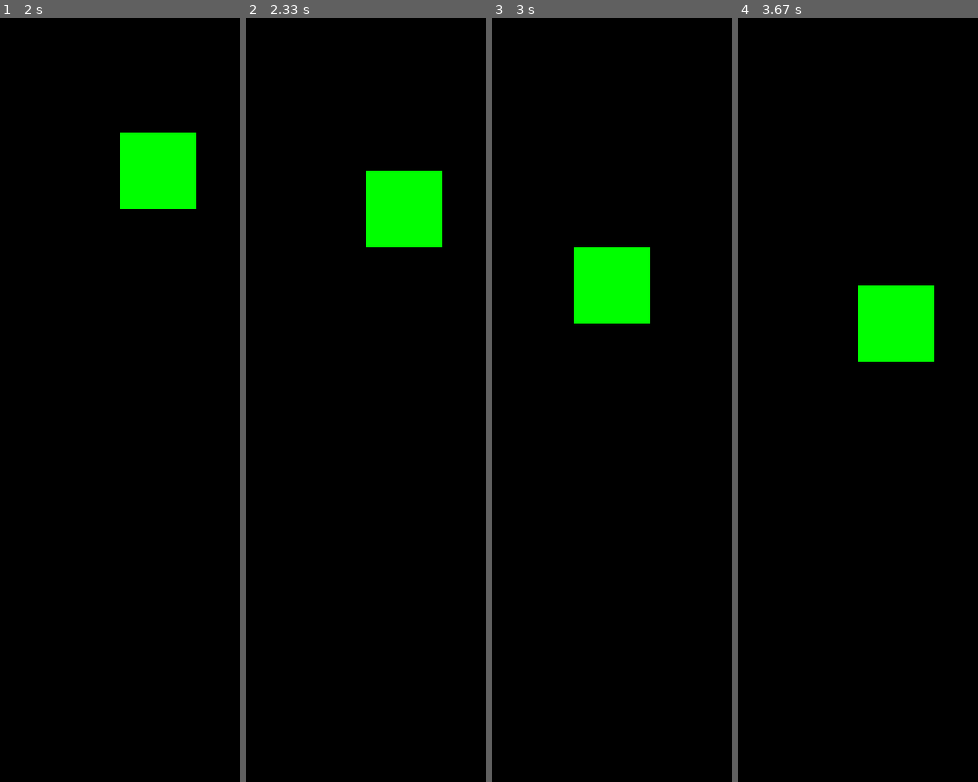
Above: before the commit, frames 1-4 (left to right).
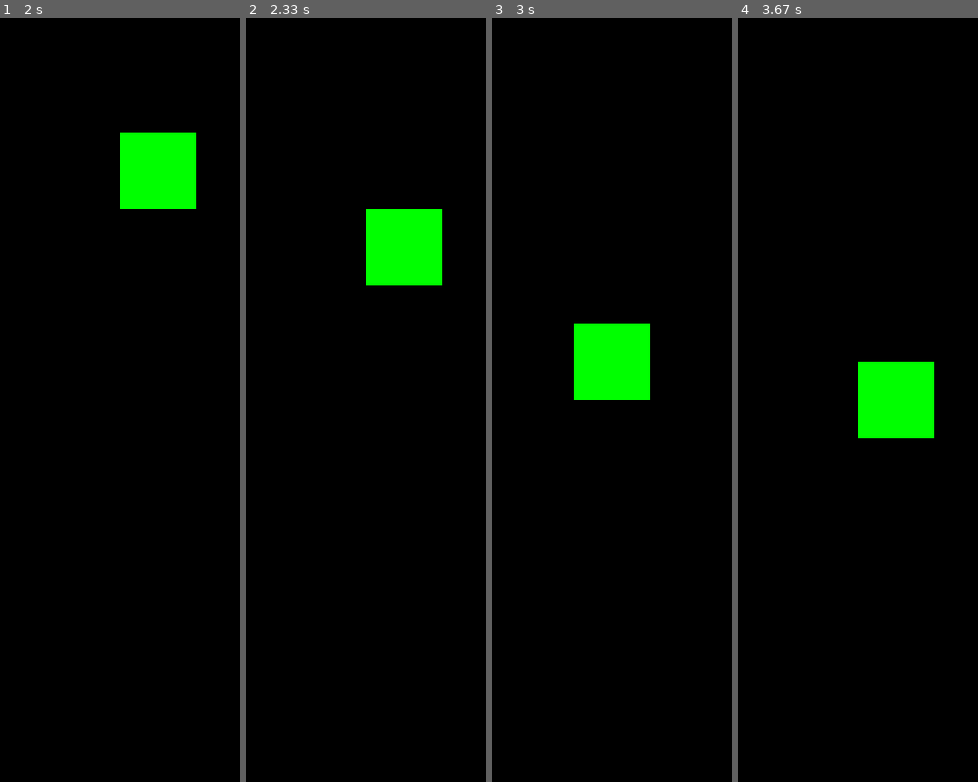
Above: after the commit, the same moments.

Repository: jminchew97/Tetris.pygame
Game: pygame game, started from main.py
Same seed, same stepped clock (60 frames per second), same inputs: the game is played once before the commit and once after it.
Inputs:
- Up to frame 1 (2 s): hold Right 0.33-0.8 s; hold Up 0.83-1.13 s; hold Right 1.17-1.63 s; hold Left from 1.67 s (still down)
- Up to frame 2 (2.33 s): release Left at 2.2 s; hold Down from 2.23 s (still down)
- Up to frame 3 (3 s): release Down at 2.53 s; hold Left 2.57-2.97 s
- Up to frame 4 (3.67 s): hold Right from 3.4 s (still down)

Frame 1 is identical in both runs. In frame 2, 3.2% of the frame differs, in the area x 50-82%, y 20-35%; in frame 3, 6.3%, in the area x 34-66%, y 30-50%; in frame 4, 6.3%.

Commit message:
- blocks now clear and remaining blocks fall to correct positions

Diff:
--- a/main.py
+++ b/main.py
@@ -31,14 +31,24 @@
 map_y_length = 20
 
 # player movement
+block1 = []
+block2 = []
+block3 = []
+block4 = []
+block5 = []
+block6 = []
+block7 = []
+
+update_placed_blocks = False
 current_block_list = []
+
 currently_has_block = False
 move_x_axis = 0
 move_x_offset = 0
 # visuals
 
 normal_tick =  5
-fast_tick = 2
+fast_tick = 1
 tick = normal_tick
 
 game_speed = 20
@@ -55,6 +65,7 @@
 
 hero_iteration = 0
 pushing_down = False
+
 def create_map_grid(map_x, map_y):
 	map = []
 	for y in range(map_y_length):
@@ -229,11 +240,76 @@
 			hero_iteration = 0
 
 		current_block_list = templist
+
+def check_for_tetris():
+
+	clear_y_axis = []
+	lines_cleared = 0
+	global current_block_list
+	global block1
+	global update_placed_blocks
+	has_cleared_lines = False
+	for i in range(len(current_block_list)):
+		counter = 0
+		# get current block y coordinate
+		y = current_block_list[i][1]
+		# count every placed block "P" on each Y axis the current block affects
+		for x in range(map_x_length):
+
+			if map[y][x] == "P":
+				counter += 1
+
+			else:
+				break
+		# check if placed blocks equals map length
+		if counter == map_x_length:
+			lines_cleared += 1
+			has_cleared_lines = True
+			update_placed_blocks = True
+			if not y in clear_y_axis:
+
+				clear_y_axis.append(y)
+
+
+	if has_cleared_lines:
+
+		print(lines_cleared)
+		 # all y axis that were cleared, stored as ints
+		new_placed_list = []
+
+		# get rid of any y axis duplicated in new list
+		for i in range(len(block1)):
+			if block1[i][1] in clear_y_axis:
+				print("Duplicate")
+			else:
+				new_placed_list.append(block1[i]) # add blocks that are remaining after clearing to a new list
+		block1 = new_placed_list # reset block list to the new list
+
+
+		# sort cleared y list from lowest ( top of map to bottom)
+		clear_y_axis.sort()
+		# for every y axis in list
+		for y in clear_y_axis:
+
+		# move all blocks above current y cleared, down
+			for i in range(len(block1)):
+				if block1[i][1]  < y:
+					block1[i][1] += 1
+
+		#for i in range(len(block1)): # moving all coordinates to correct spots after tetris
+
+		#	block1[i][1] = block1[i][1] + 1
+
+
+		#
+
+
 def update_map(map, current_block_list):
+	global update_placed_blocks
 	# clear map
 	for y in range(len(map)):
 		for x in range(len(map[y])):
-			if map[y][x] == "#":
+			if map[y][x] != "0":
 				map[y][x] = "0"
 
 
@@ -244,6 +320,11 @@
 
 			map[current_block_list[i][1]] [current_block_list[i][0]] = "#"
 
+	#update placed blocks
+	for i in range(len(block1)):
+		map[block1[i][1]][block1[i][0]] = "P"
+
+	update_placed_blocks = False
 
 def debug():
 
@@ -332,10 +413,14 @@
 
 
 				map[current_block_list[i][1]][current_block_list[i][0]] = "P"
-
+				block1.append([current_block_list[i][0] ,current_block_list[i][1] ])
 			collision = False
 			currently_has_block = False
+
+			check_for_tetris()
+
 			current_block_list = []
+
 		# MOVE PLAYER BLOCKS DOWN SINCE NO COLLISION IS DETECTED
 		else:
 			# add gravity by adding +1 to every Y coordinate in current_block_list
@@ -360,25 +445,11 @@
 	# --- Drawing code should go here
 
 	#  ---Draw blocks onto screen
-	y2 =0
-	for row in map:
-		x2 = 0
-		for block in row:
-			if block == "#":
-
-				pygame.draw.rect(screen, GREEN, pygame.Rect(x2 * BLOCK_SIZE, y2 * BLOCK_SIZE , BLOCK_SIZE, BLOCK_SIZE))
-
-			if block == "P":
-				pygame.draw.rect(screen, GREEN, pygame.Rect(x2 * BLOCK_SIZE, y2 * BLOCK_SIZE , BLOCK_SIZE, BLOCK_SIZE))
-
-				pass
-
-			if block == "0":
-				pass
-			x2 += 1
-
-		y2 += 1 #  #
-
+
+	for block in current_block_list:
+		pygame.draw.rect(screen, GREEN,pygame.Rect(block[0] * BLOCK_SIZE, block[1] * BLOCK_SIZE, BLOCK_SIZE, BLOCK_SIZE))
+	for placed_block in block1:
+		pygame.draw.rect(screen, GREEN, pygame.Rect(placed_block[0] * BLOCK_SIZE, placed_block[1] * BLOCK_SIZE, BLOCK_SIZE, BLOCK_SIZE))
 	current_tick += dt * game_speed
 
 	# --- Go ahead and update the screen with what we've drawn.
